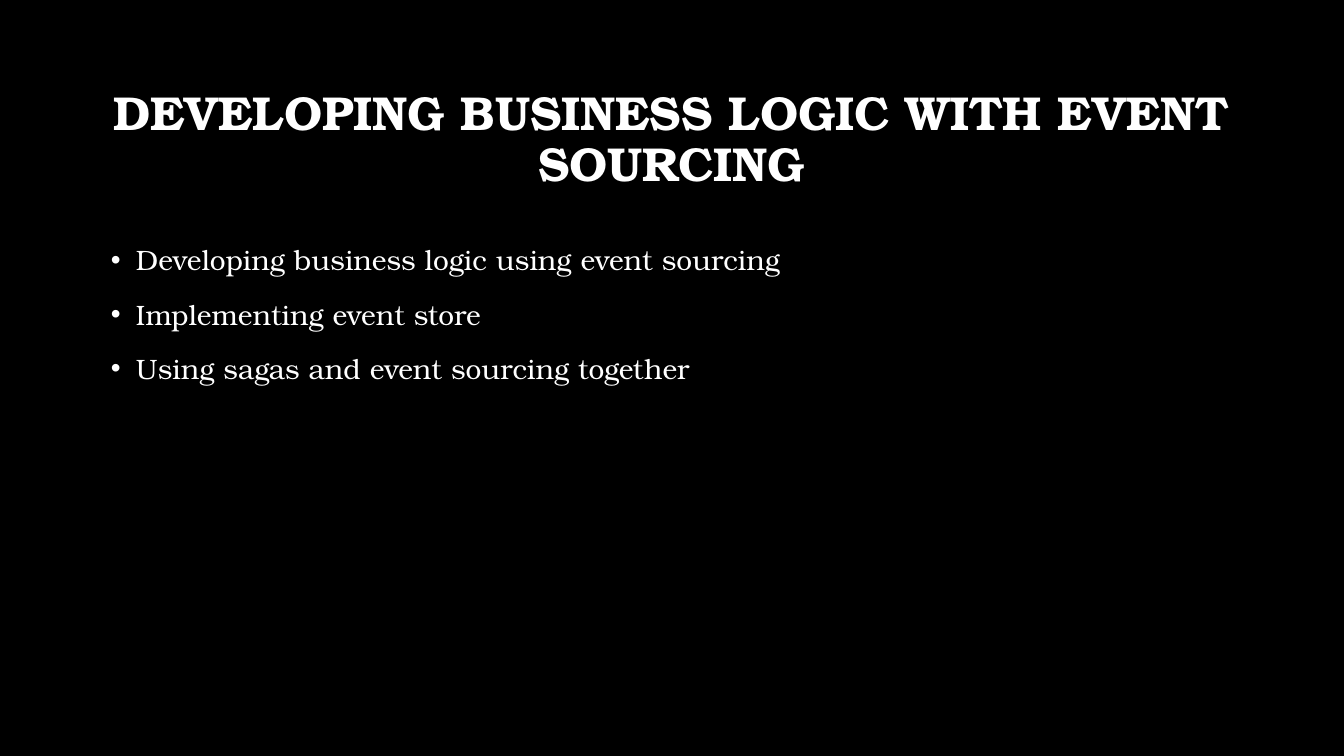
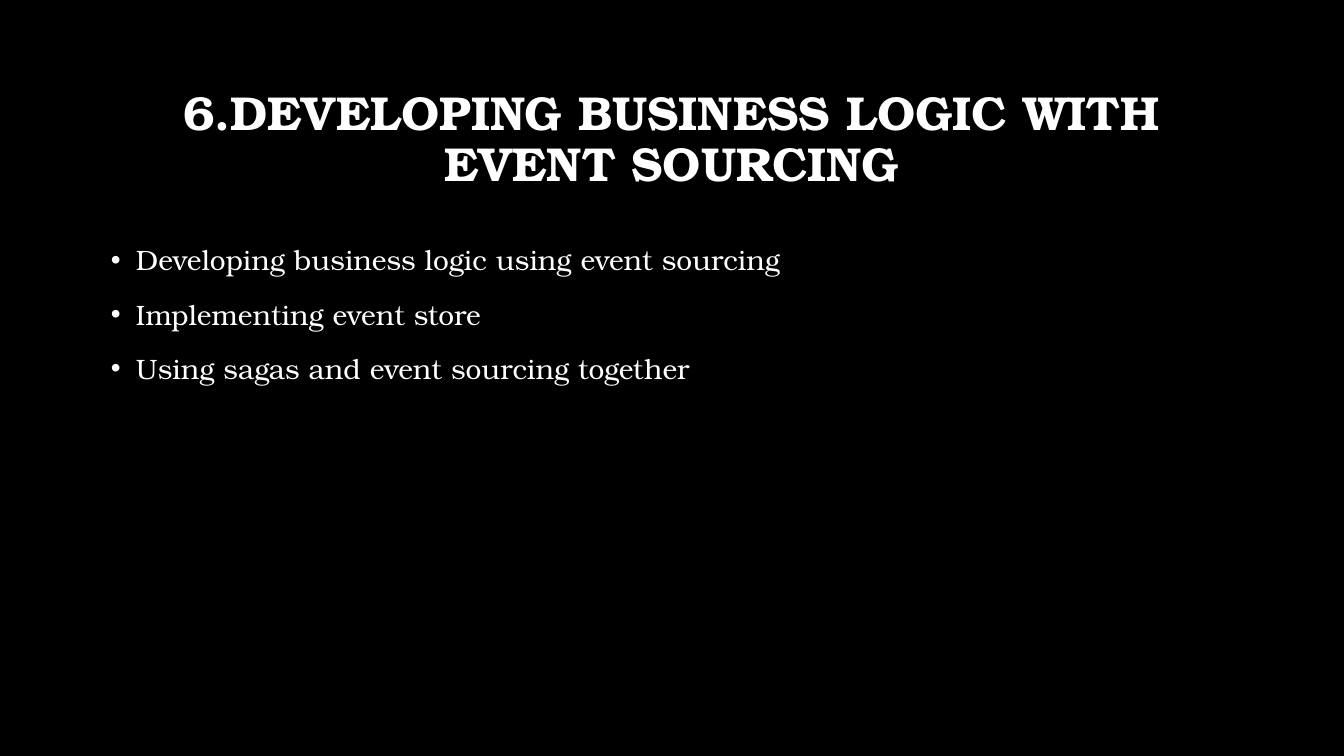
Before and after one commit to BharadwajMamidisetti/m5s8, a slide deck: slide 7 of docs/presentations/Microservices.pptx (slide 6 before the commit). Drawn at 1344x756 pixels with LibreOffice and Linux fonts; fonts in the diff are those of the drawing; background and template pictures are left out. Boxes give left, top, right and bottom in pixels: in the first picture for what was removed or moved away, otherwise in the second. Text is boxed around its words. In the diff, an @@ line names an element or a change of style, - is before the commit and + after.

```diff
--- a/docs/presentations/Microservices.pptx
+++ b/docs/presentations/Microservices.pptx
@@ title at <box>183,97,1159,182</box>: text changed @@
-DEVELOPING BUSINESS LOGIC WITH EVENT SOURCING
+6.DEVELOPING BUSINESS LOGIC WITH EVENT SOURCING
```
Also in this commit, not shown: 4 other slides changed, 12 slides added.
